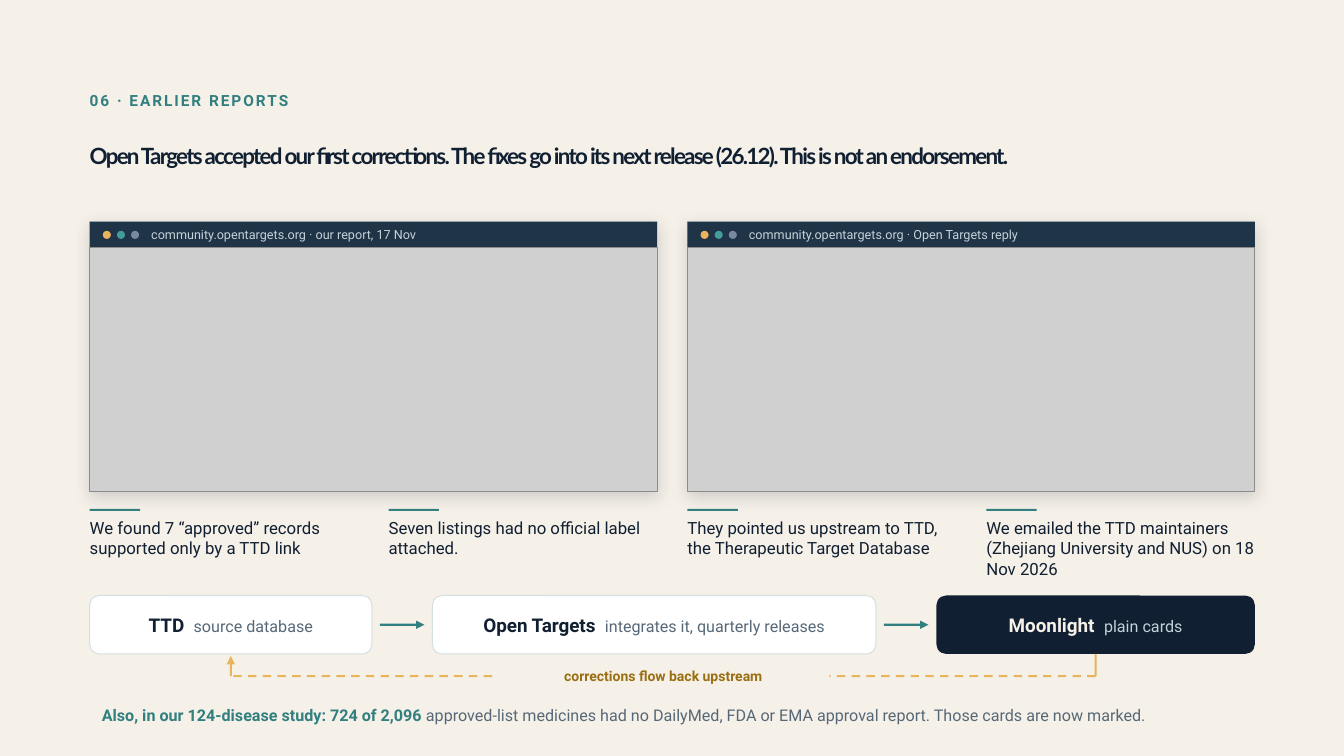
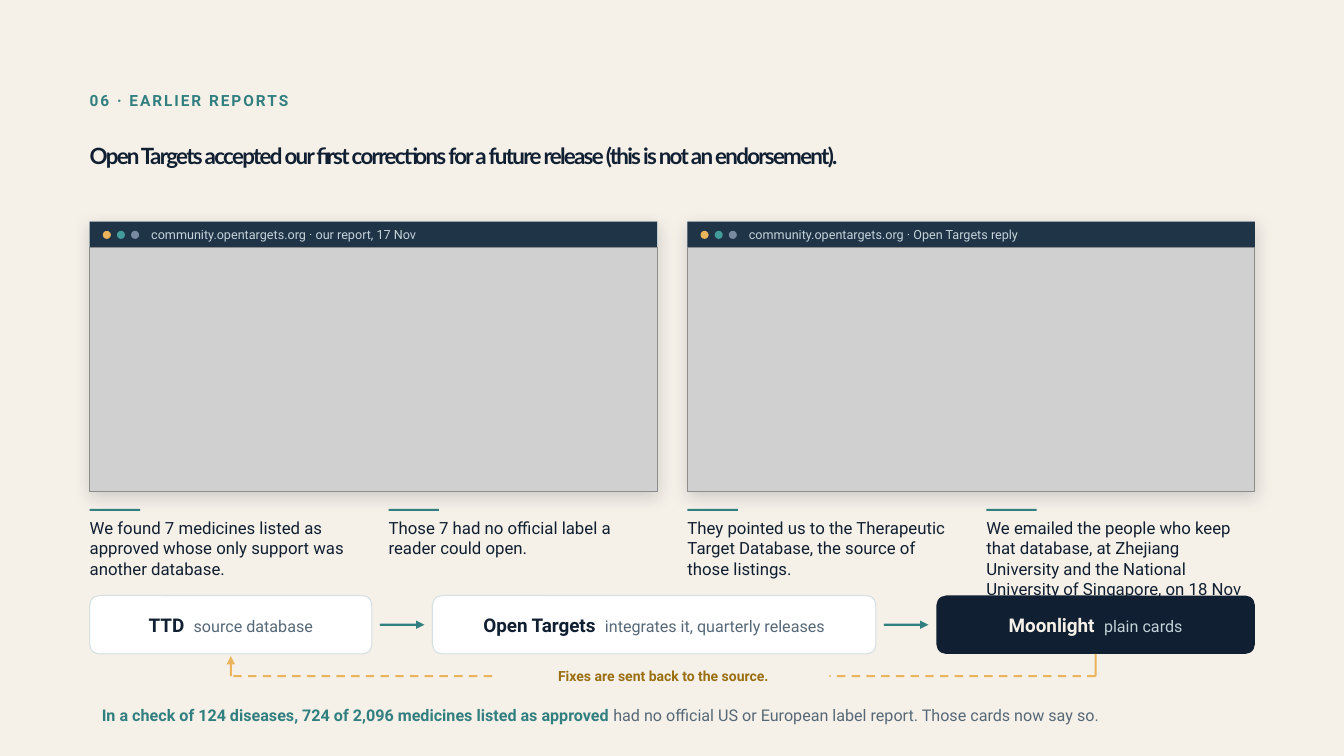
Before and after one commit to Moonlight-Clues/moonlight, a slide deck: slide 7 of docs/pitch/moonlight-deck-doctors-19nov.pptx. Drawn at 1344x756 pixels with LibreOffice and Linux fonts; fonts in the diff are those of the drawing; grey boxes stand for pictures. Boxes give left, top, right and bottom in pixels: in the first picture for what was removed or moved away, otherwise in the second. Text is boxed around its words. In the diff, an @@ line names an element or a change of style, - is before the commit and + after.

```diff
--- a/docs/pitch/moonlight-deck-doctors-19nov.pptx
+++ b/docs/pitch/moonlight-deck-doctors-19nov.pptx
@@ text at (x1=90, y1=146, x2=837, y2=168): text changed @@
-Open Targets accepted our first corrections. The fixes go into its next release (26.12). This is not an endorsement.
+Open Targets accepted our first corrections for a future release (this is not an endorsement).
@@ text at (x1=90, y1=521, x2=343, y2=575): text changed @@
-We found 7 “approved” records supported only by a TTD link
+We found 7 medicines listed as approved whose only support was another database.
@@ text at (x1=389, y1=521, x2=611, y2=558): text changed @@
-Seven listings had no official label attached.
+Those 7 had no official label a reader could open.
@@ text at (x1=687, y1=521, x2=945, y2=579): text changed @@
-They pointed us upstream to TTD, the Therapeutic Target Database
+They pointed us to the Therapeutic Target Database, the source of those listings.
@@ text at (x1=986, y1=521, x2=1242, y2=620): text changed @@
-We emailed the TTD maintainers (Zhejiang University and NUS) on 18 Nov 2026
+We emailed the people who keep that database, at Zhejiang University and the National University of Singapore, on 18 Nov 2026.
@@ text at (x1=558, y1=670, x2=769, y2=681): text changed @@
-corrections flow back upstream
+Fixes are sent back to the source.
@@ text at (x1=102, y1=708, x2=1099, y2=725): text changed; text colour #566877 to #327F80; bold on @@
-Also, in our 124-disease study: 724 of 2,096 approved-list medicines had no DailyMed, FDA or EMA approval report. Those cards are now marked.
+In a check of 124 diseases, 724 of 2,096 medicines listed as approved had no official US or European label report. Those cards now say so.
```
Also in this commit, not shown: 6 other slides changed, 1 other file.
